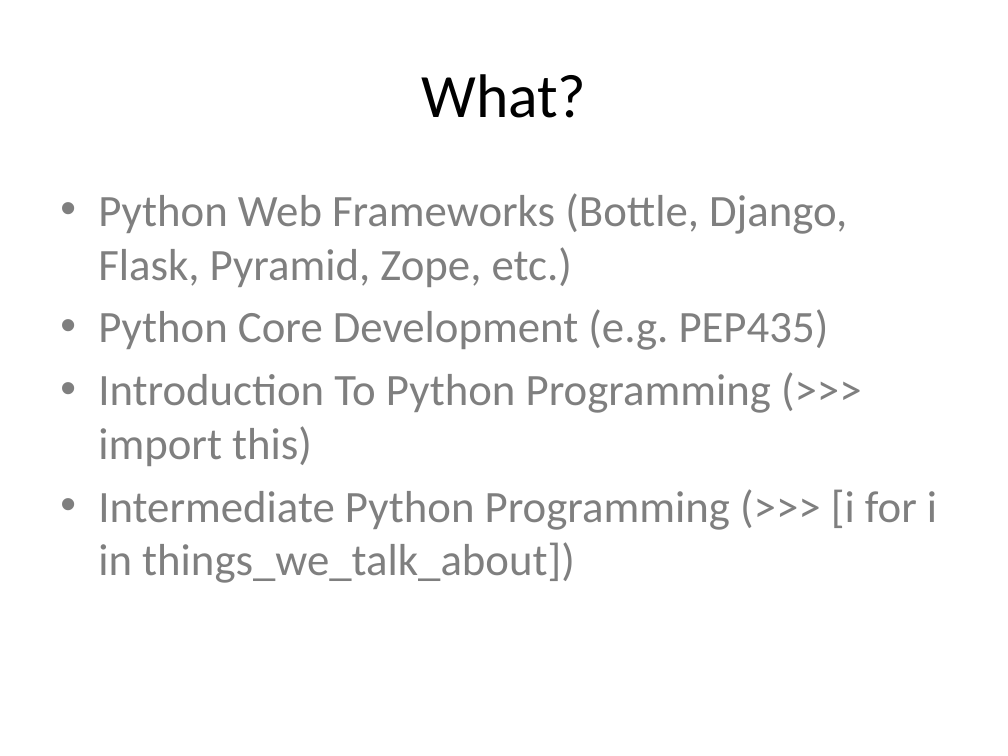
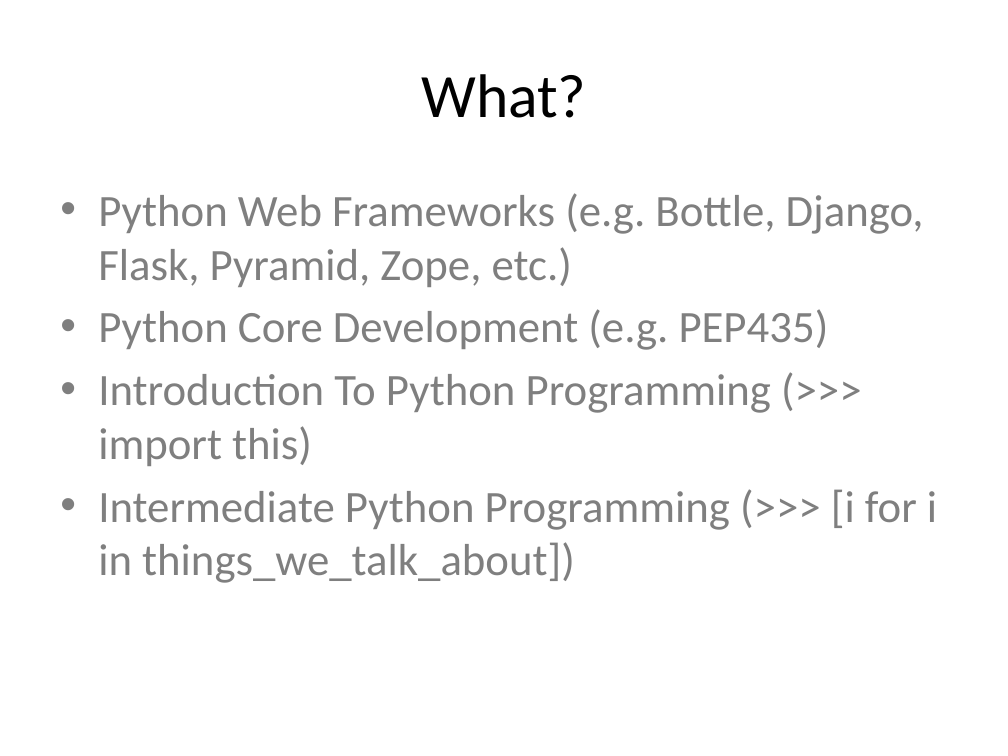
Before and after one commit to DCPython/generic-meetup-slides, a slide deck: slide 42 of DC Python Generic Meetup Slides.pptx (slide 41 before the commit). Drawn at 1008x756 pixels with LibreOffice and Linux fonts; fonts in the diff are those of the drawing. Boxes give left, top, right and bottom in pixels: in the first picture for what was removed or moved away, otherwise in the second. Text is boxed around its words. In the diff, an @@ line names an element or a change of style, - is before the commit and + after.

```diff
--- a/DC Python Generic Meetup Slides.pptx
+++ b/DC Python Generic Meetup Slides.pptx
@@ text at (x1=98, y1=193, x2=924, y2=287): text changed @@
-• Python Web Frameworks (Bottle, Django, Flask, Pyramid, Zope, etc.)
+• Python Web Frameworks (e.g. Bottle, Django, Flask, Pyramid, Zope, etc.)
```
Also in this commit, not shown: 7 other slides changed, 2 slides added.
